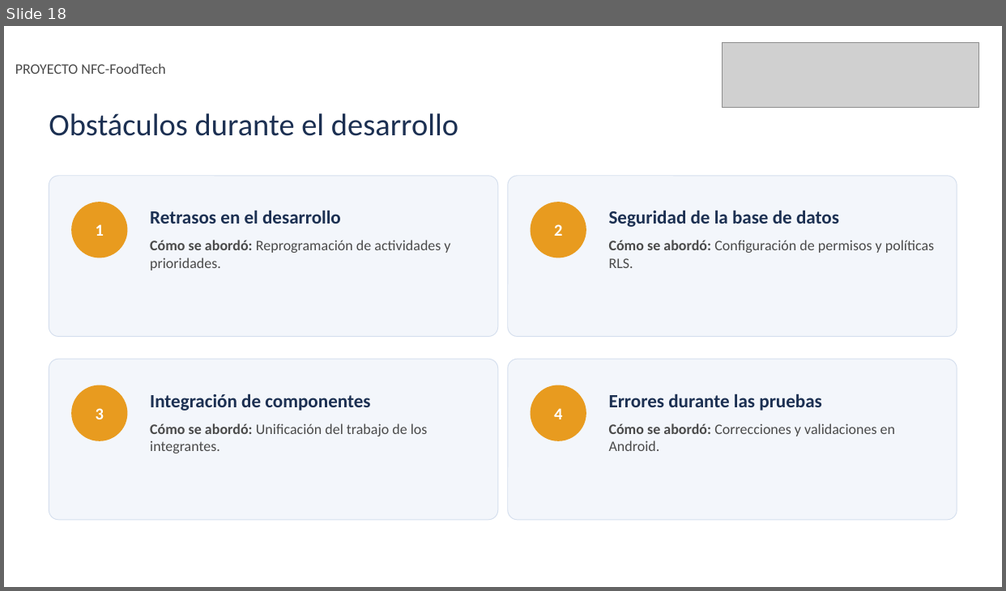
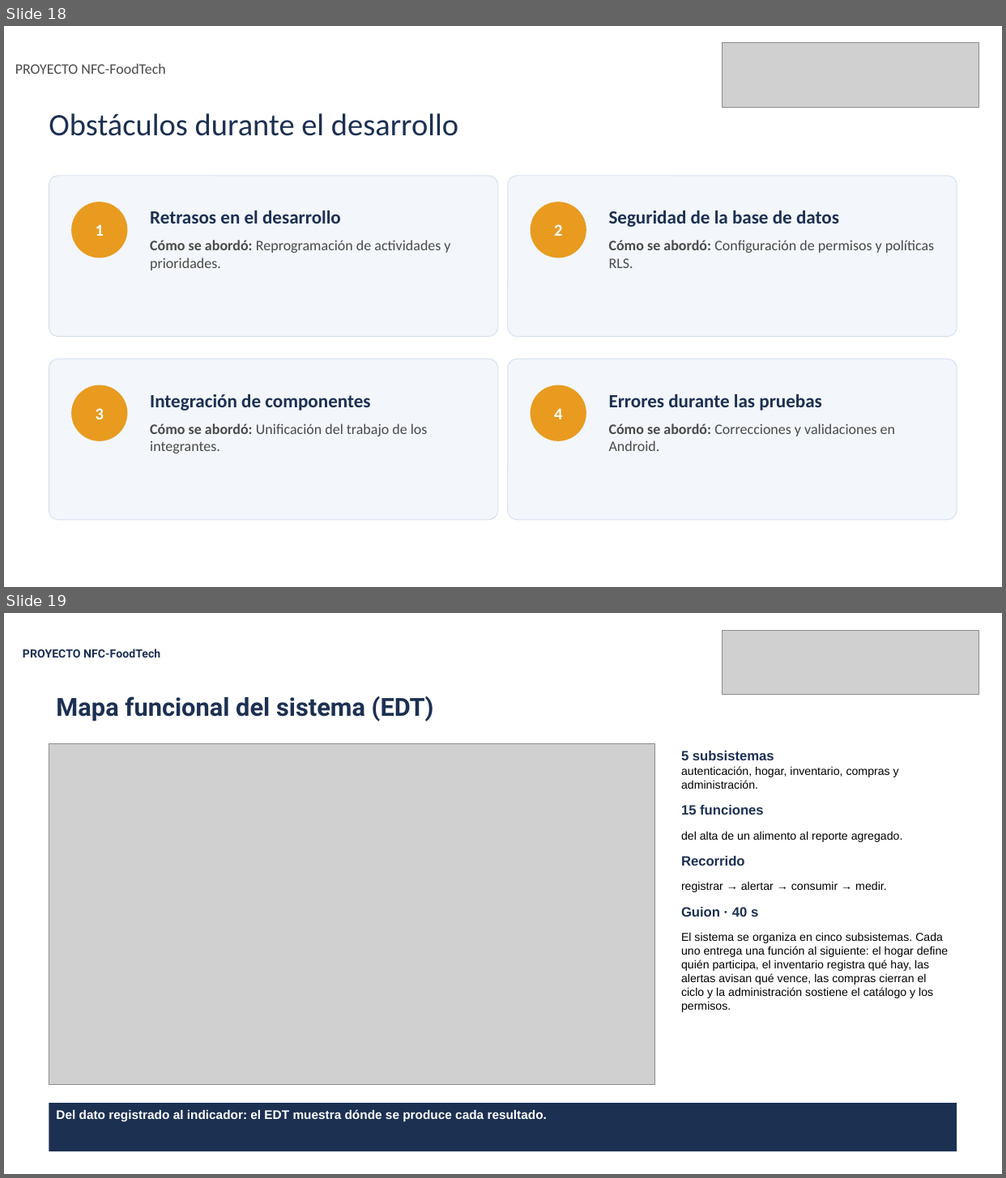
Before and after one commit to SamuelAcuna/NFC-FoodTech, a slide deck: Fase 2/Evidencias Proyecto/Presentación Proyecto.pptx. Shown one above the other, each under a label of ours: slide 18 before the commit, slides 18 and 19 after it. The pictures are 1006x591 and 1006x1178 pixels, drawn with LibreOffice and Linux fonts; fonts in the diff are those of the drawing; grey boxes stand for pictures. Boxes give left, top, right and bottom in pixels: in the first picture for what was removed or moved away, otherwise in the second. Text is boxed around its words. In the diff, an @@ line names an element or a change of style, - is before the commit and + after.

```diff
--- a/Fase 2/Evidencias Proyecto/Presentación Proyecto.pptx
+++ b/Fase 2/Evidencias Proyecto/Presentación Proyecto.pptx
@@ slide 19 added at (x1=4, y1=613, x2=1002, y2=1174), background #FFFFFF @@
@@ picture added at (x1=722, y1=630, x2=979, y2=695) @@
@@ text added at (x1=23, y1=649, x2=160, y2=658), 11 pt, text #1C3052, bold @@
+PROYECTO NFC-FoodTech
@@ text added at (x1=56, y1=696, x2=434, y2=722), 24 pt, text #1C3052, bold @@
+Mapa funcional del sistema (EDT)
@@ picture added at (x1=49, y1=744, x2=655, y2=1085) @@
@@ text added at (x1=681, y1=751, x2=948, y2=1012), 11 pt, text #000000 @@
+5 subsistemas
+autenticación, hogar, inventario, compras y administración.
+15 funciones
+del alta de un alimento al reporte agregado.
+Recorrido
+registrar → alertar → consumir → medir.
+Guion · 40 s
+El sistema se organiza en cinco subsistemas. Cada uno entrega una función al siguiente: el hogar define quién participa, el inventario registra qué hay, las alertas avisan qué vence, las compras cierran el ciclo y la administración sostiene el catálogo y los permisos.
@@ rectangle added at (x1=49, y1=1103, x2=957, y2=1152), fill #1C3052, 12 pt, text #FFFFFF, bold @@
+Del dato registrado al indicador: el EDT muestra dónde se produce cada resultado.
```
Also in this commit, not shown: 12 other files.
